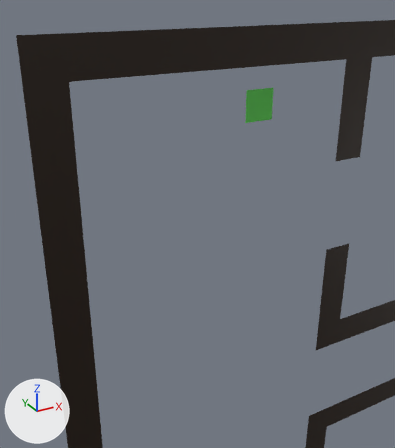
The COLLADA model maps/map1.dae as it was, and as the next commit left it.
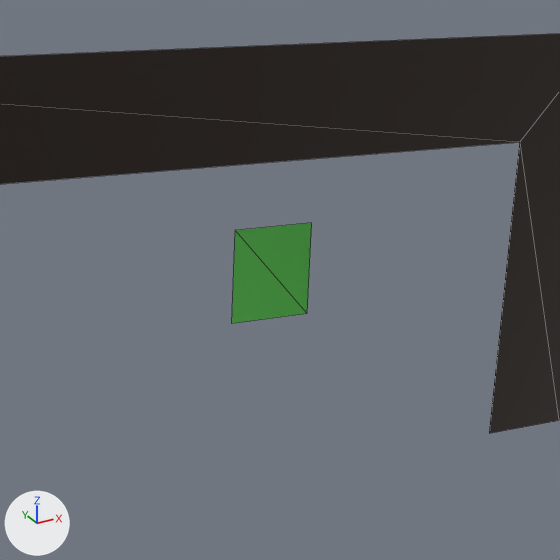
Each version is shown from a 50 mm camera at (-5.72, -4.53, 8.98) aimed at (-2.13, 1.99, 5.72), then close up on the part from 42% to 91% of the width and 2% to 46% of the height. The axes (+X, +Y, +Z) are drawn at lower left. The lights are the same throughout. The close-ups show mesh edges as thin lines. Where no turn or scale is listed for an object, it has been applied to the vertices. Vertices at the same position are counted once.

The first close-up shows 'player1', 'wall'.
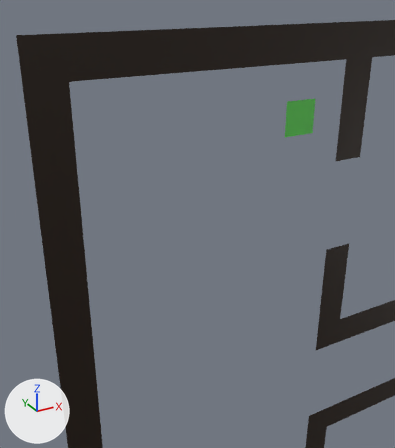
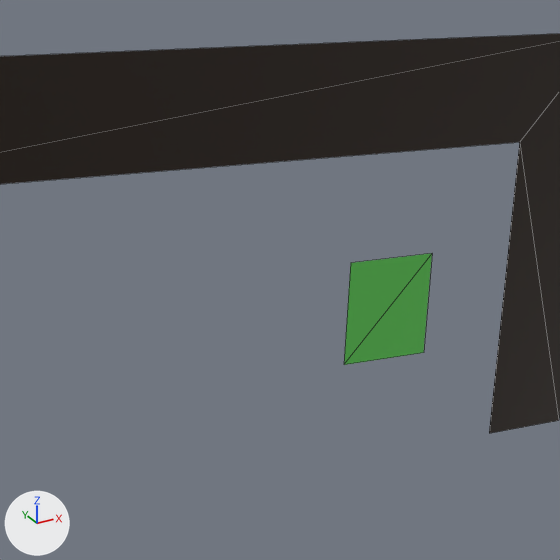
The newer file is also turned or shifted as a whole; pictures and numbers use the older file's frame.

Pixel boxes [x1, y1, x2, y2] of what changed, in the close-ups (560 x 560 px):
'player1', reshaped (10% wider, 12% taller)
    before: [232, 223, 312, 323]
    after: [344, 253, 432, 365]

The change in detail:
me_player1 has 4 vertices, 2 faces and spans x -0.25..0.25, y 0.0, z -0.25..0.25.
me_player1 is used by ob_player1; location (-0.75, 2.5, 7.25).
Part 1, on me_player1:
Vertex 0 of me_player1 moves from (0.25, 0.0, -0.25) at pixel (307, 313) to (0.25, -1.0, 0.25) at pixel (432, 253).
Vertex 1 of me_player1 moves from (0.25, 0.0, 0.25) at pixel (311, 222) to (0.25, -1.0, -0.25) at pixel (423, 352).
Vertex 2 of me_player1 moves from (-0.25, 0.0, -0.25) at pixel (231, 323) to (-0.25, -1.0, 0.25) at pixel (350, 262).
Vertex 3 of me_player1 moves from (-0.25, 0.0, 0.25) at pixel (235, 230) to (-0.25, -1.0, -0.25) at pixel (343, 364).
